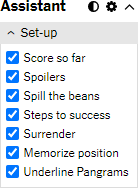
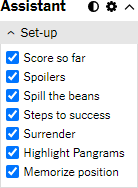
Two versions of the same layered image (138x188). Layer-by-layer changes:
moved "light" above "dark", painted on it over (0, 21, 138, 178)
showed "dark", painted on it over (0, 21, 138, 178)
